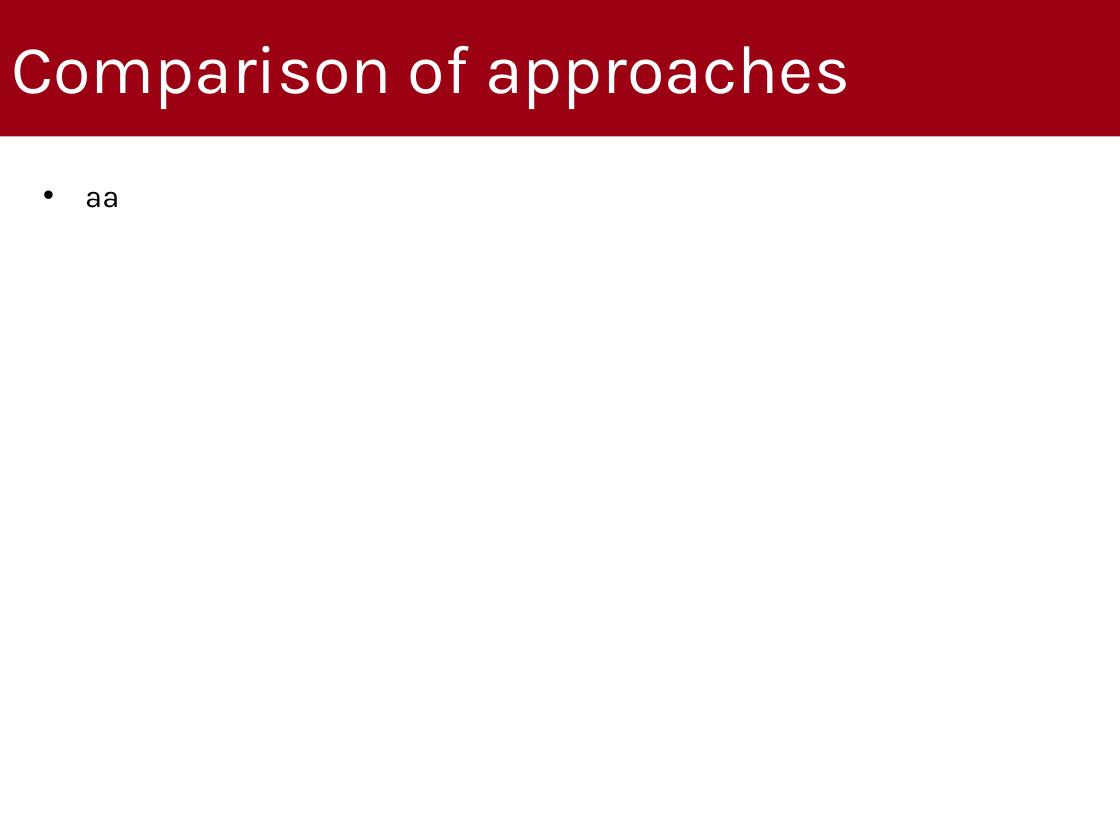
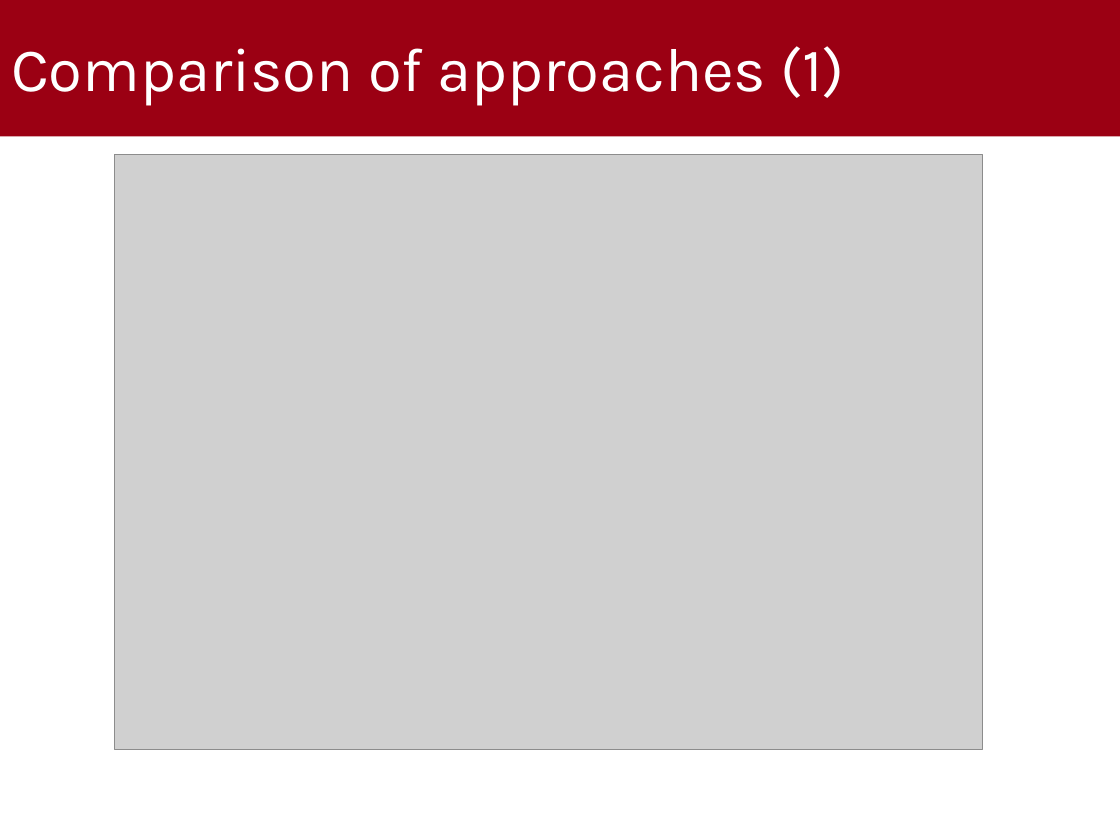
Before and after one commit to gabrielrovesti/WNMA-UAV-Route-Planning-Survey, a slide deck: slide 18 of 2 - Slides/UAV Route Planning Strategies.pptx. Drawn at 1120x840 pixels with LibreOffice and Linux fonts; fonts in the diff are those of the drawing; grey boxes stand for pictures; background and template pictures are left out. Boxes give left, top, right and bottom in pixels: in the first picture for what was removed or moved away, otherwise in the second. Text is boxed around its words. In the diff, an @@ line names an element or a change of style, - is before the commit and + after.

```diff
--- a/2 - Slides/UAV Route Planning Strategies.pptx
+++ b/2 - Slides/UAV Route Planning Strategies.pptx
@@ title at (11,46,845,106): text changed; size 44 to 39.6 pt @@
-Comparison of approaches
+Comparison of approaches (1)
@@ picture added at (114,155,982,749) @@
@@ text removed at (85,191,119,208) @@
-• aa
```
Also in this commit, not shown: 18 other slides changed, 1 slide added, 1 slide removed, 1 other file.
